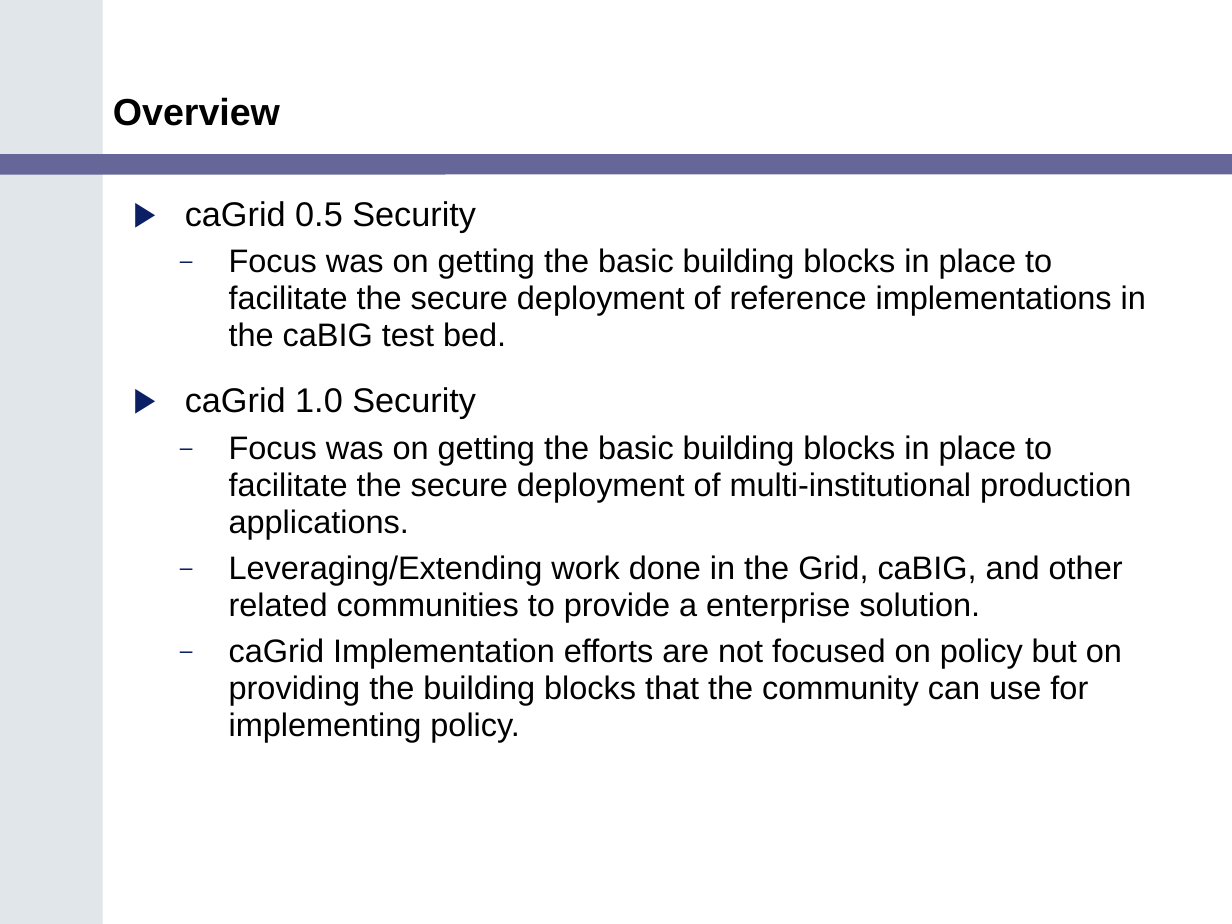
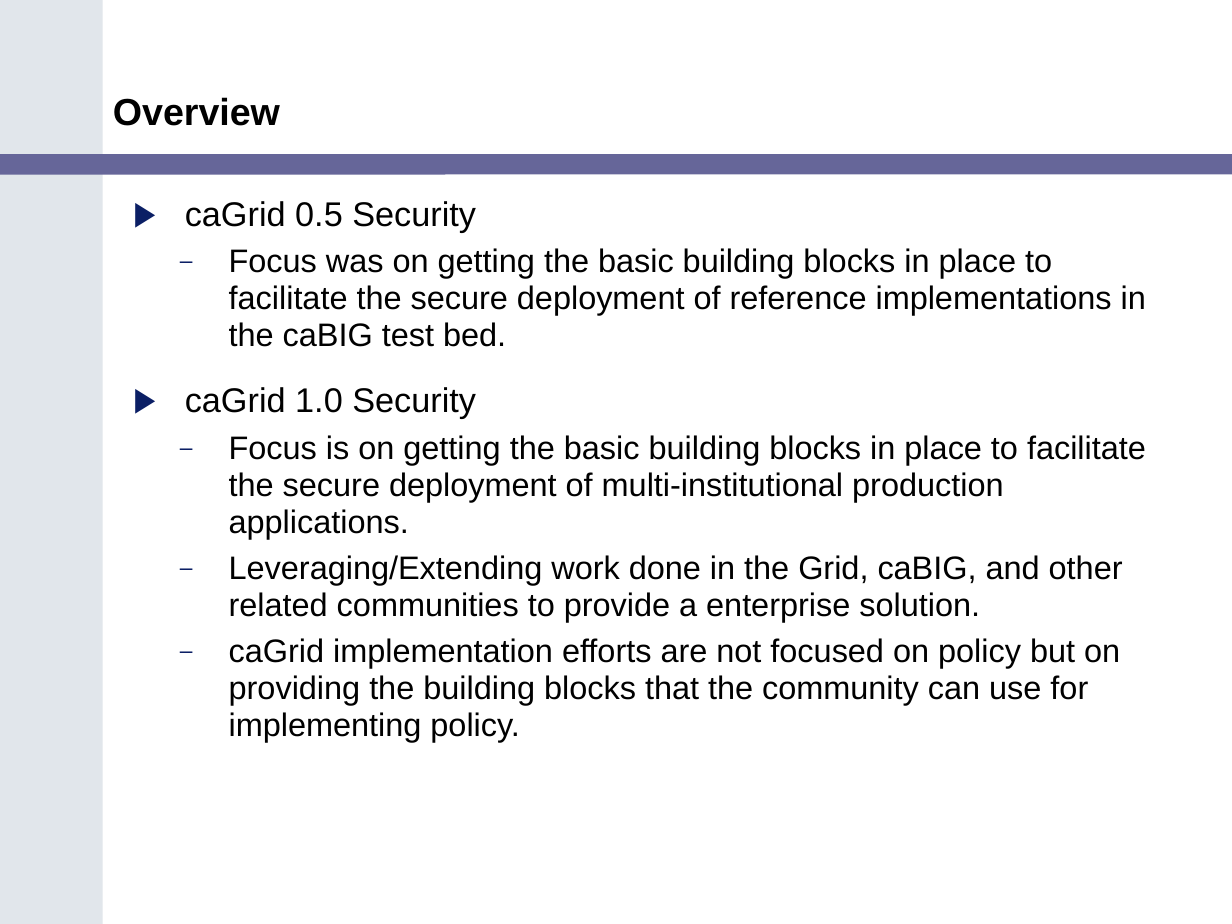
Before and after one commit to NCIP/cagrid-portal, a slide deck: slide 3 of cagrid-1-0/Documentation/presentations/200602_VCDE_ARCH/caGrid_Security_Arch_VCDE_Feb2.ppt. Drawn at 1232x924 pixels with LibreOffice and Linux fonts; fonts in the diff are those of the drawing; background and template pictures are left out. Boxes give left, top, right and bottom in pixels: in the first picture for what was removed or moved away, otherwise in the second. Text is boxed around its words. In the diff, an @@ line names an element or a change of style, - is before the commit and + after.

```diff
--- a/cagrid-1-0/Documentation/presentations/200602_VCDE_ARCH/caGrid_Security_Arch_VCDE_Feb2.ppt
+++ b/cagrid-1-0/Documentation/presentations/200602_VCDE_ARCH/caGrid_Security_Arch_VCDE_Feb2.ppt
@@ text at <box>229,435,1146,539</box>: text changed @@
-  – Focus was on getting the basic building blocks in place to facilitate the secure deployment of multi-institutional production applications.
+  – Focus is on getting the basic building blocks in place to facilitate the secure deployment of multi-institutional production applications.
@@ text at <box>229,638,1120,742</box>: text changed @@
-  – caGrid Implementation efforts are not focused on policy but on providing the building blocks that the community can use for implementing policy.
+  – caGrid implementation efforts are not focused on policy but on providing the building blocks that the community can use for implementing policy.
```
Also in this commit, not shown: 9 other slides changed, 1 slide added, 2 slides removed.
